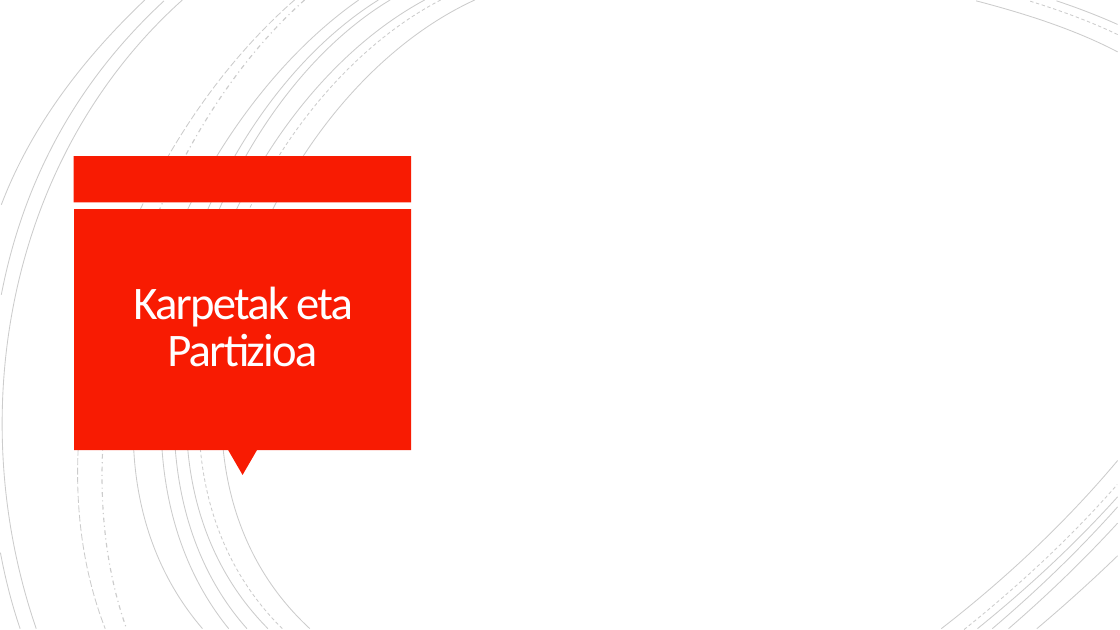
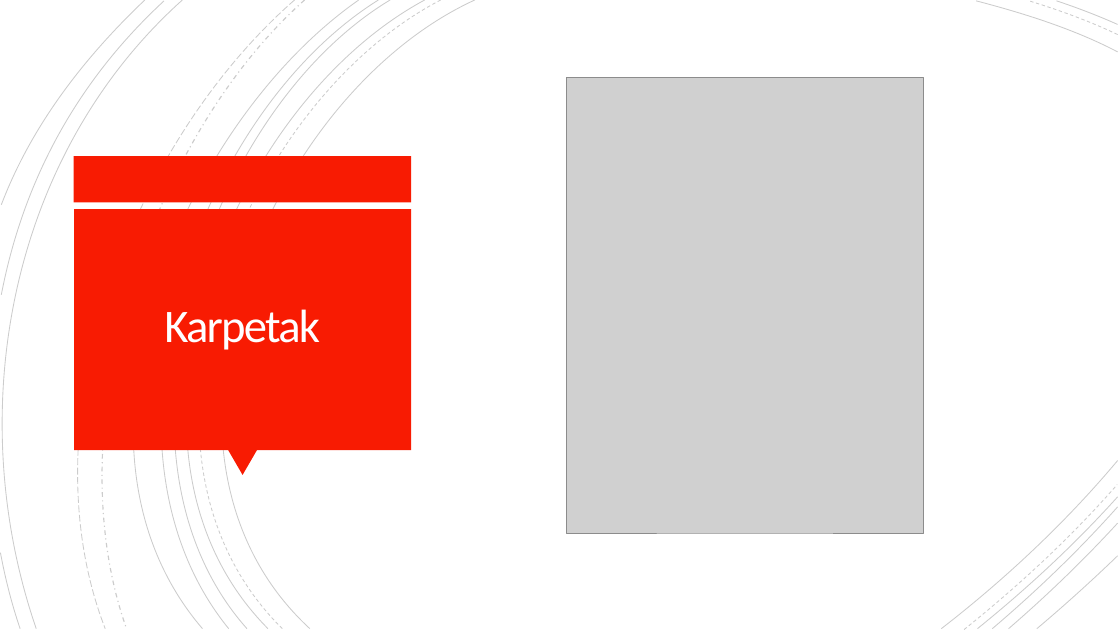
Before and after one commit to OceansForce/Erronka_5_Taldea, a slide deck: slide 14 of Aurkezpena/Aurkezpena_5.taldea_2.sprint.pptx (slide 12 before the commit). Drawn at 1120x630 pixels with LibreOffice and Linux fonts; fonts in the diff are those of the drawing; grey boxes stand for pictures. Boxes give left, top, right and bottom in pixels: in the first picture for what was removed or moved away, otherwise in the second. Text is boxed around its words. In the diff, an @@ line names an element or a change of style, - is before the commit and + after.

```diff
--- a/Aurkezpena/Aurkezpena_5.taldea_2.sprint.pptx
+++ b/Aurkezpena/Aurkezpena_5.taldea_2.sprint.pptx
@@ picture added at (566,77,923,533) @@
@@ title at (164,309,320,350): text changed @@
-Karpetak eta Partizioa
+Karpetak
```
Also in this commit, not shown: 7 other slides changed, 4 slides added, 1 slide removed.
